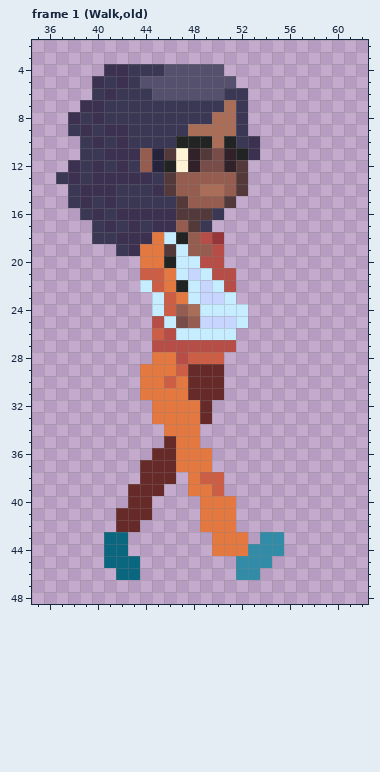
Pixel-art file, stored at JRs Hope Hospital/Picture/master_banch2.ase. That is the earlier state.
128x96 pixels, 8 frames. Shown: frame 1 (Walk,old): x 35..62, y 2..48. The commit also changed other frames or places, which this record leaves out.
After the commit:
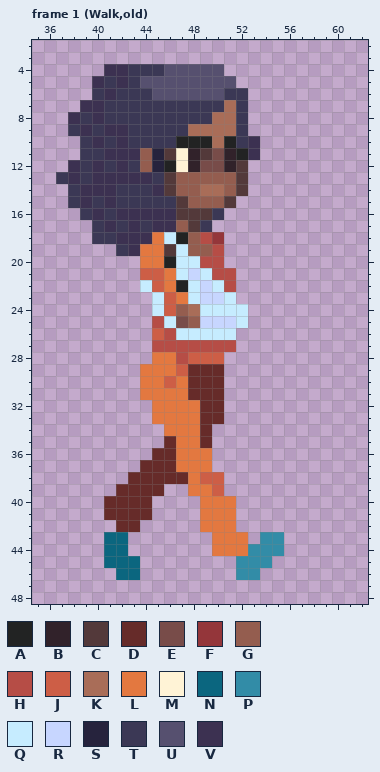
Palette (. is transparent): A #222323  B #31222a  C #53393a  D #662b29  E #784c49  F #94363a  G #945d4f  H #b64d46  J #cd5e46  K #a96d58  L #e37840  M #fff3d6  N #0b667f  P #328ca7  Q #c6ecff  R #c7d6ff  S #26233d  T #3b3855  U #56506f  V #3c3151
Edits made:
Frame 1 (Walk,old), layer "left(foot)":
y 32..33: x 50 . -> D
y 34..35: x 49 . -> D
y 38: x 43 . -> D; x 47 . -> D
y 39: x 42 . -> D
y 40: x 41..42 .. -> DD
y 41: x 41 . -> D
Boxes around the changes in both pictures, in picture pixels (x1, y1, x2, y2):
added: (176, 400, 224, 484)
added: (104, 472, 140, 520)
